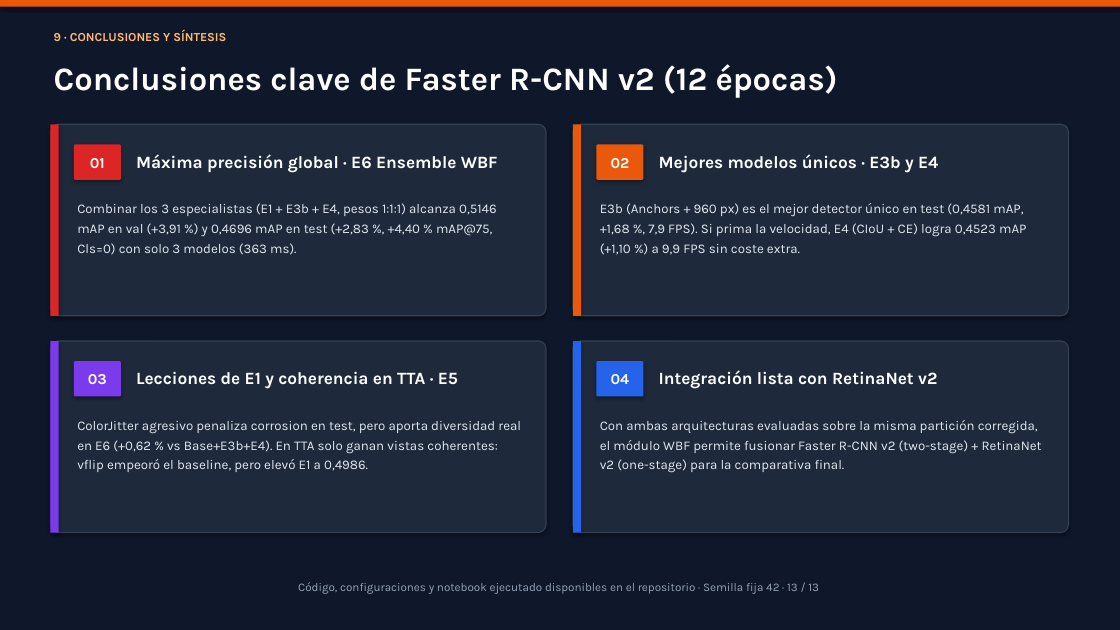
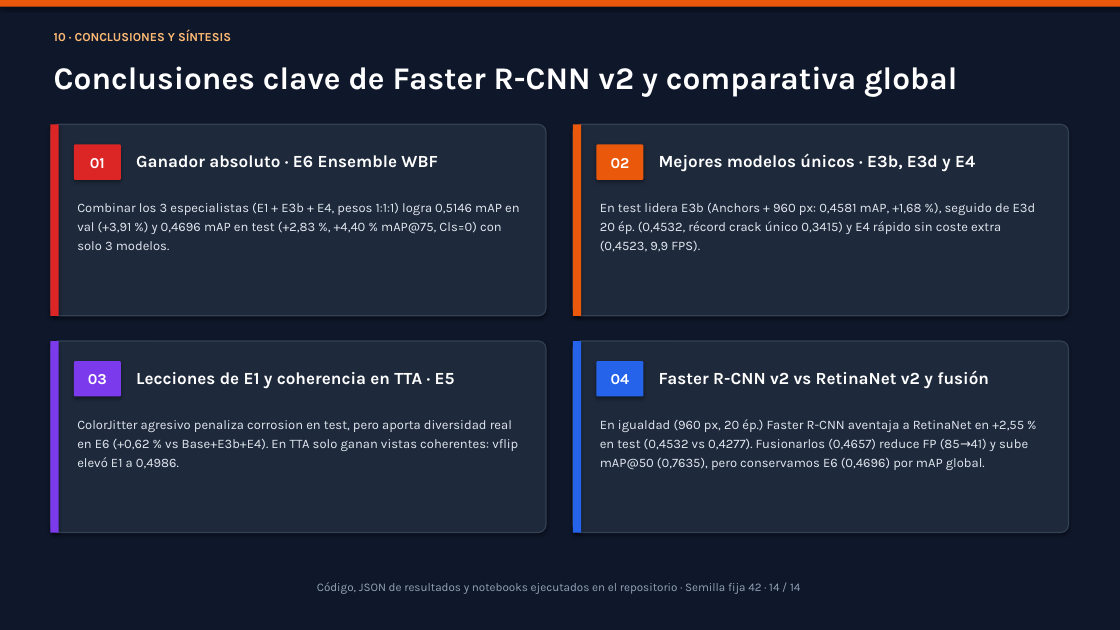
Before and after one commit to lucasmtnz23/deteccion-corrosion, a slide deck: slide 14 of Presentacion_Faster_RCNN_Corrosion.pptx (slide 13 before the commit). Drawn at 1120x630 pixels with LibreOffice and Linux fonts; fonts in the diff are those of the drawing. Boxes give left, top, right and bottom in pixels: in the first picture for what was removed or moved away, otherwise in the second. Text is boxed around its words. In the diff, an @@ line names an element or a change of style, - is before the commit and + after.

Commit message:
feat: incorporar JSON e historiales de Faster R-CNN, reejecutar notebook y actualizar presentacion

```diff
--- a/Presentacion_Faster_RCNN_Corrosion.pptx
+++ b/Presentacion_Faster_RCNN_Corrosion.pptx
@@ text at (54, 30, 231, 41): text changed @@
-9 · CONCLUSIONES Y SÍNTESIS
+10 · CONCLUSIONES Y SÍNTESIS
@@ text at (54, 66, 957, 97): text changed; size 28 to 27 pt @@
-Conclusiones clave de Faster R-CNN v2 (12 épocas)
+Conclusiones clave de Faster R-CNN v2 y comparativa global
@@ text at (136, 155, 437, 168): text changed; size 14.8 to 14.6 pt @@
-Máxima precisión global · E6 Ensemble WBF
+Ganador absoluto · E6 Ensemble WBF
@@ text at (659, 153, 975, 172): text changed; size 14.8 to 14.6 pt @@
-Mejores modelos únicos · E3b y E4
+Mejores modelos únicos · E3b, E3d y E4
@@ text at (77, 203, 519, 250): text changed; size 11.4 to 11.1 pt @@
-Combinar los 3 especialistas (E1 + E3b + E4, pesos 1:1:1) alcanza 0,5146 mAP en val (+3,91 %) y 0,4696 mAP en test (+2,83 %, +4,40 % mAP@75, Cls=0) con solo 3 modelos (363 ms).
+Combinar los 3 especialistas (E1 + E3b + E4, pesos 1:1:1) logra 0,5146 mAP en val (+3,91 %) y 0,4696 mAP en test (+2,83 %, +4,40 % mAP@75, Cls=0) con solo 3 modelos.
@@ text at (600, 203, 1036, 252): text changed; size 11.4 to 11.1 pt @@
-E3b (Anchors + 960 px) es el mejor detector único en test (0,4581 mAP, +1,68 %, 7,9 FPS). Si prima la velocidad, E4 (CIoU + CE) logra 0,4523 mAP (+1,10 %) a 9,9 FPS sin coste extra.
+En test lidera E3b (Anchors + 960 px: 0,4581 mAP, +1,68 %), seguido de E3d 20 ép. (0,4532, récord crack único 0,3415) y E4 rápido sin coste extra (0,4523, 9,9 FPS).
@@ text "Lecciones de E1 y coherencia ..." at (136, 372, 455, 389): size 14.8 to 14.6 pt @@
@@ text at (659, 370, 989, 389): text changed; size 14.8 to 14.6 pt @@
-Integración lista con RetinaNet v2
+Faster R-CNN v2 vs RetinaNet v2 y fusión
@@ text at (600, 419, 1028, 470): text changed; size 11.4 to 11.1 pt @@
-Con ambas arquitecturas evaluadas sobre la misma partición corregida, el módulo WBF permite fusionar Faster R-CNN v2 (two-stage) + RetinaNet v2 (one-stage) para la comparativa final.
+En igualdad (960 px, 20 ép.) Faster R-CNN aventaja a RetinaNet en +2,55 % en test (0,4532 vs 0,4277). Fusionarlos (0,4657) reduce FP (85→41) y sube mAP@50 (0,7635), pero conservamos E6 (0,4696) por mAP global.
@@ text at (77, 420, 518, 469): text changed; size 11.4 to 11.1 pt @@
-ColorJitter agresivo penaliza corrosion en test, pero aporta diversidad real en E6 (+0,62 % vs Base+E3b+E4). En TTA solo ganan vistas coherentes: vflip empeoró el baseline, pero elevó E1 a 0,4986.
+ColorJitter agresivo penaliza corrosion en test, pero aporta diversidad real en E6 (+0,62 % vs Base+E3b+E4). En TTA solo ganan vistas coherentes: vflip elevó E1 a 0,4986.
@@ text at (317, 582, 800, 594): text changed @@
-Código, configuraciones y notebook ejecutado disponibles en el repositorio · Semilla fija 42 · 13 / 13
+Código, JSON de resultados y notebooks ejecutados en el repositorio · Semilla fija 42 · 14 / 14
```
Also in this commit, not shown: 12 other slides changed, 1 slide added, 42 other files.
